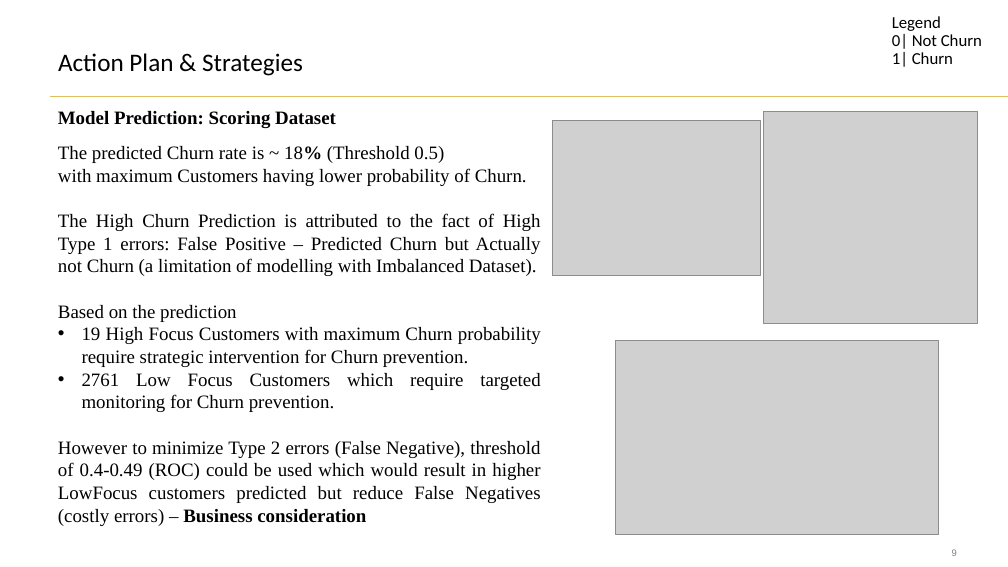
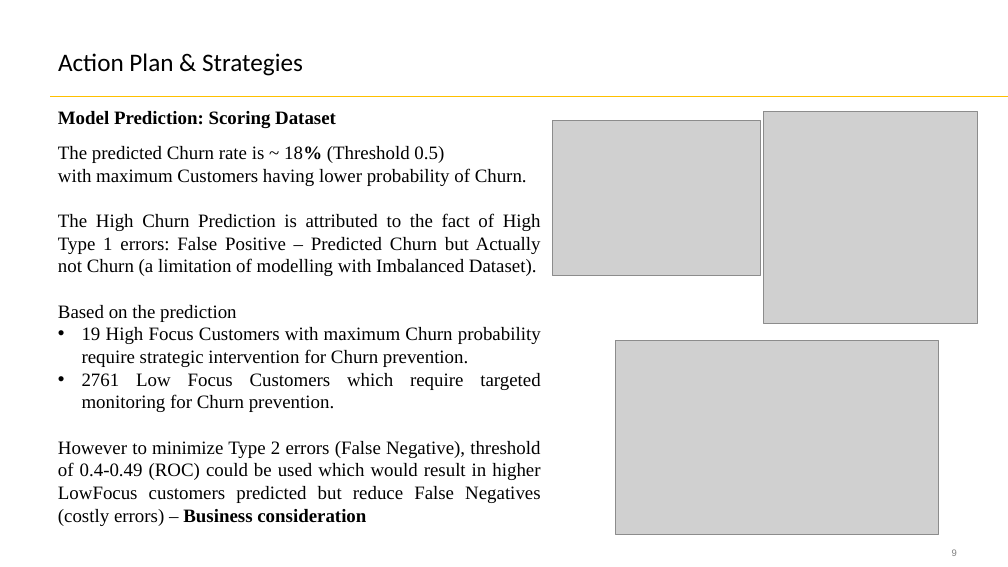
Before and after one commit to SahilM21/ChurnModelPresentation, a slide deck: slide 9 of Churn Model.pptx. Drawn at 1008x567 pixels with LibreOffice and Linux fonts; fonts in the diff are those of the drawing; grey boxes stand for pictures. Boxes give left, top, right and bottom in pixels: in the first picture for what was removed or moved away, otherwise in the second. Text is boxed around its words. In the diff, an @@ line names an element or a change of style, - is before the commit and + after.

```diff
--- a/Churn Model.pptx
+++ b/Churn Model.pptx
@@ text removed at (892,16,982,67) @@
-Legend
-0| Not Churn
-1| Churn
```
Also in this commit, not shown: 5 other slides changed.
